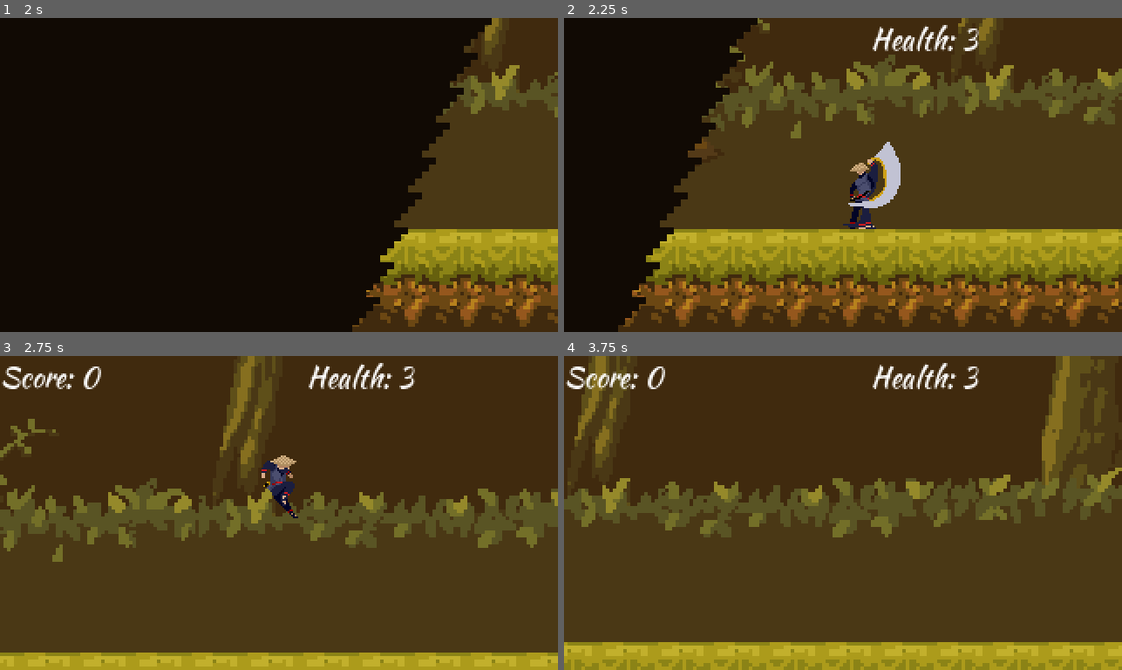
Above: before the commit, frames 1-4 (two rows, left to right).
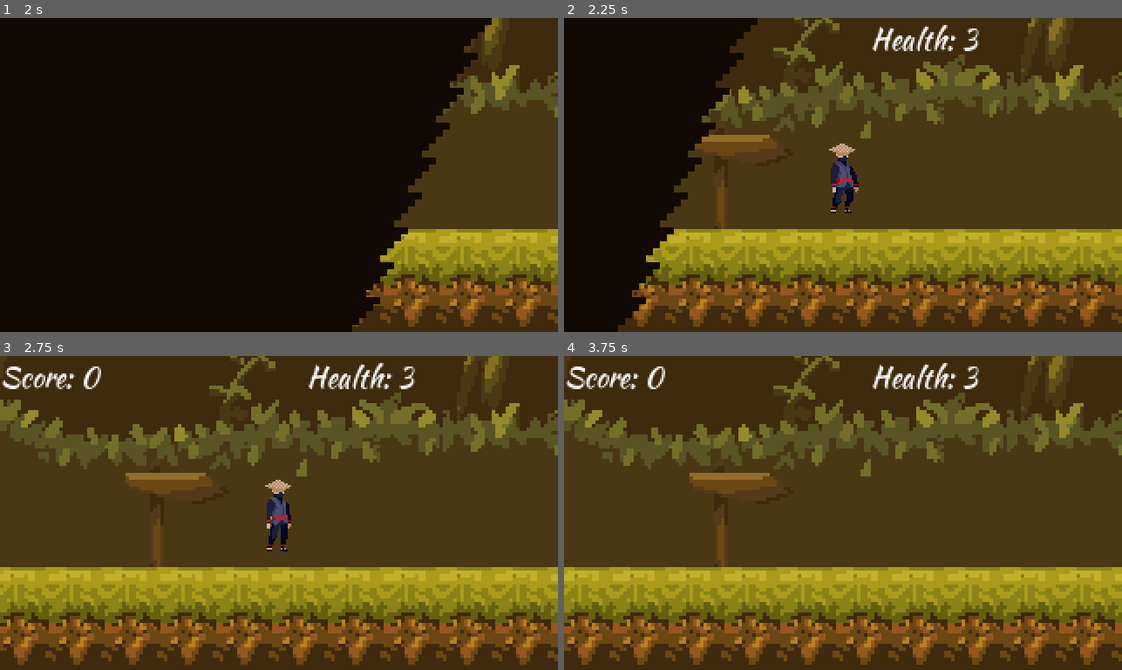
Above: after the commit, the same moments.

Repository: nateslagter/Ninja-Man-Quest-for-the-Shuriken
Game: Godot game, scene res://src/LevelScenes/MenuScenes/MainMenu.tscn
Two runs of this game, one before a commit and one after it. Both use one fixed random seed, a clock stepped at 60 frames per second and the inputs below.
Inputs:
- Up to frame 1 (2 s): click "Play" at 0.5 s; click "Play" at 1.25 s
- Up to frame 2 (2.25 s): hold Right (move_right) from 2.03 s (still down); tap Up (attack) at 2.1 s
- Up to frame 3 (2.75 s): keep holding Right (move_right); tap Space (jump) at 2.27, 2.3, 2.57 s
- Up to frame 4 (3.75 s): tap Space (jump) at 2.85, 3.02, 3.32 s; tap Up (attack) at 3.05, 3.6 s; release Right (move_right) at 3.53 s; hold Left (move_left) from 3.53 s (still down)

Frame 1 is identical in both runs. In frame 2, 25% of the frame differs, in the area x 10-100%, y 0-99%; in frame 3, 52%; in frame 4, 53%, in the area x 0-100%, y 0-100%.
Error after the commit: Parse Error: A non-void function must return a value in all possible paths. (res://src/CharacterScenes/Player/PlayerStateMachine.gd:62)

Commit message:
Fix style guide issues

Diff:
--- a/project.godot
+++ b/project.godot
@@ -9,12 +9,7 @@
 config_version=4
 
 _global_script_classes=[ {
-"base": "KinematicBody2D",
-"class": "Boss",
-"language": "GDScript",
-"path": "res://src/CharacterScenes/Boss/Boss.gd"
-}, {
-"base": "Reference",
+"base": "Area2D",
 "class": "Collectible",
 "language": "GDScript",
 "path": "res://src/LevelScenes/Collectible/Collectible.gd"
@@ -30,7 +25,6 @@
 "path": "res://src/CharacterScenes/Player/Player.gd"
 } ]
 _global_script_class_icons={
-"Boss": "",
 "Collectible": "",
 "Enemy": "",
 "Player": ""
--- a/src/CharacterScenes/Boss/Boss.gd
+++ /dev/null
@@ -1,59 +0,0 @@
-class_name Boss
-extends KinematicBody2D
-
-const gravity := 700
-const jump_speed := -400
-
-onready var initial_pos := Vector2(position.x,position.y)
-
-var velocity := Vector2(150,0)
-var switch_velocity = 150
-var health := 10
-var movable := true
-
-
-func _physics_process(delta : float) -> void:
-	if movable:
-		$AnimationPlayer.play("Walk")
-		if position.x > initial_pos.x + 200:
-			scale.x *= -1
-			$AnimationPlayer.play("Idle")
-			switch_velocity *= -1
-			velocity = Vector2(switch_velocity, 0)
-			movable = false
-			$WaitTimer.start()
-		elif position.x < initial_pos.x - 200:
-			scale.x *= -1
-			$AnimationPlayer.play("Idle")
-			switch_velocity *= -1
-			velocity = Vector2(switch_velocity, 0)
-			movable = false
-			$WaitTimer.start()
-		var _ignored = move_and_slide(velocity,Vector2(0,0))
-		velocity.y += gravity * delta
-
-
-func _on_Hitbox_area_entered(area : Area2D) -> void:
-	if area.name == "SwordHitbox":
-		health -= 1
-		_attack()
-	if health == 0:
-		queue_free()
-
-
-func _on_WaitTimer_timeout() -> void:
-	movable = true
-
-
-func _on_AttackTimer_timeout() -> void:
-	$AnimationPlayer.play("Attack")
-
-
-func _on_AnimationPlayer_animation_finished(anim_name : String) -> void:
-	if anim_name == "Attack":
-		$AnimationPlayer.play("Idle")
-
-
-func _attack() -> void:
-	$AnimationPlayer.play("Attack")
-	$AttackCooldown.start()
--- a/src/CharacterScenes/Boss/Boss.tscn
+++ b/src/CharacterScenes/Boss/Boss.tscn
@@ -1,7 +1,6 @@
-[gd_scene load_steps=9 format=2]
+[gd_scene load_steps=8 format=2]
 
 [ext_resource path="res://src/CharacterScenes/Boss/boss.png" type="Texture" id=1]
-[ext_resource path="res://src/CharacterScenes/Boss/Boss.gd" type="Script" id=2]
 
 [sub_resource type="Animation" id=1]
 resource_name = "Attack"
@@ -76,7 +75,6 @@
 [node name="Boss" type="KinematicBody2D"]
 collision_layer = 2
 collision_mask = 0
-script = ExtResource( 2 )
 
 [node name="Sprite" type="Sprite" parent="."]
 texture = ExtResource( 1 )
--- a/src/CharacterScenes/Enemy/EnemyStateMachine.gd
+++ b/src/CharacterScenes/Enemy/EnemyStateMachine.gd
@@ -1,12 +1,12 @@
 extends "res://src/StateMachineInterface/State.gd"
-
-onready var animation_player = get_node("../AnimationPlayer")
-onready var sprite = get_node("../Sprite")
 
 var waiting : bool = true
 var knockback_direction : float
 var player_health : int = Globals.health
 var player_body = Area2D
+
+onready var animation_player = get_node("../AnimationPlayer")
+onready var sprite = get_node("../Sprite")
 
 
 func _ready() -> void:
--- a/src/CharacterScenes/Player/Player.gd
+++ b/src/CharacterScenes/Player/Player.gd
@@ -17,7 +17,7 @@
 
 
 func _on_Area2D_body_entered(body : Node2D) -> void:
-	if (body is Boss or body.name =="AttackHitbox" or body.name == "EnemyHitbox") and damageable:
+	if (body.name =="AttackHitbox" or body.name == "EnemyHitbox") and damageable:
 		Globals.health -= 1
 		damageable = false
 		$InvincibilityTimer.start()
--- a/src/CharacterScenes/Player/PlayerStateMachine.gd
+++ b/src/CharacterScenes/Player/PlayerStateMachine.gd
@@ -1,15 +1,15 @@
 extends "res://src/StateMachineInterface/State.gd"
-
-onready var animation_player = get_node("../AnimationPlayer")
-onready var damage_player = get_node("../DamageAnimation")
-onready var sprite = get_node("../Sprite")
-onready var sword_hitbox = get_node("../Sprite/SwordHitbox")
 
 var attacking := false
 var jumping := false
 var slide_velocity = Vector2(-2500,0)
 var enemy_body : Area2D
 var knockback_direction : float
+
+onready var animation_player = get_node("../AnimationPlayer")
+onready var damage_player = get_node("../DamageAnimation")
+onready var sprite = get_node("../Sprite")
+onready var sword_hitbox = get_node("../Sprite/SwordHitbox")
 
 func _ready() -> void:
 	call_deferred("set_state",States.IDLE)
@@ -59,7 +59,7 @@
 			slide_velocity = Vector2(-2500,0)
 
 
-func _transition(delta : float):
+func _transition(delta : float) -> int:
 	match state:
 		States.IDLE:
 			if jumping == true:
@@ -139,6 +139,7 @@
 			state = States.IDLE
 			_enter_state(state)
 
+
 func _create_knockback(body) -> void:
 	enemy_body = body
 	get_node("../KnockbackTimer").start()
--- a/src/StateMachineInterface/State.gd
+++ b/src/StateMachineInterface/State.gd
@@ -26,14 +26,18 @@
 func _logic(_delta : float) -> void:
 	pass
 
+
 func _transition(_delta : float):
 	return null
+
 
 func _enter_state(_new_state) -> void:
 	pass
 
+
 func _exit_state(_new_state) -> void:
 	pass
+
 
 func set_state(new_state) -> void:
 	state = new_state
Not shown: 3 places in src/LevelScenes/MenuScenes/MainMenu.tscn that only renumber resources
